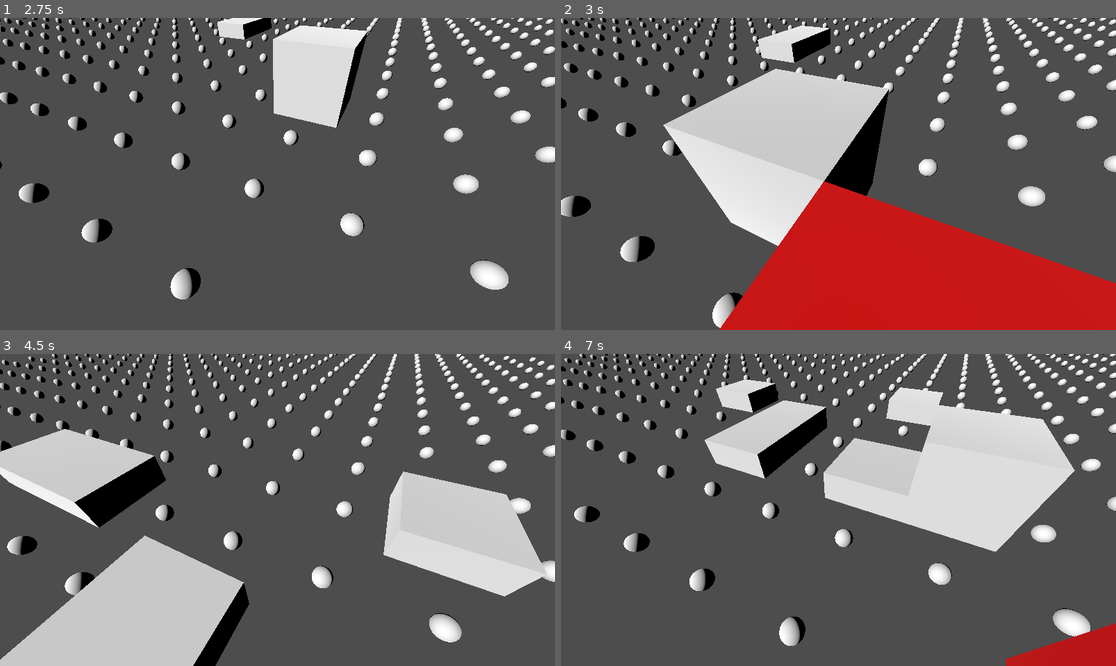
Above: before the commit, frames 1-4 (two rows, left to right).
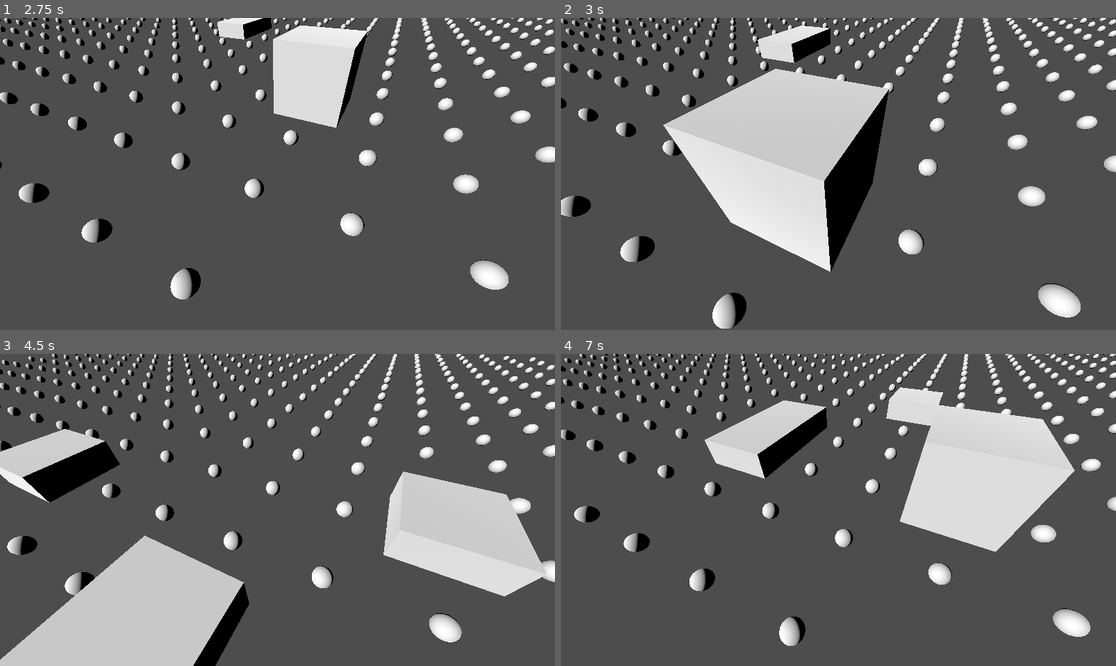
Above: after the commit, the same moments.

Repository: EvanButterfield/empires_fall
Game: Godot game, scene res://world.tscn
The game is run twice, just before and just after one commit, with the same random seed, the same clock (stepped at 60 frames per second) and the same inputs.
Inputs (mouse positions are in pixels of both pictures, inside the frame that each line leads up to):
- Up to frame 1 (2.75 s): tap Enter at 0.5 s; move the mouse to (399, 158) at 0.52 s; hold E (cycle_building_right) 0.53-1.28 s; hold Right mouse button (delete) 0.53-1.28 s; click (399, 158) at 0.8 s; tap Space at 1.25 s; move the mouse to (166, 189) at 1.27 s; hold S (move_back) 1.28-2.03 s; click (166, 189) at 1.35 s; right-click (166, 189) at 1.55 s; move the mouse to (333, 105) at 2.02 s; hold E (cycle_building_right) from 2.03 s (still down); hold Right mouse button (delete) from 2.03 s (still down); click (333, 105) at 2.3 s
- Up to frame 2 (3 s): tap Enter at 2.75 s; move the mouse to (810, 236) at 2.77 s; release E (cycle_building_right) at 2.78 s; release Right mouse button (delete) at 2.78 s; hold W (move_forward) from 2.78 s (still down); click (810, 236) at 2.85 s
- Up to frame 3 (4.5 s): right-click (249, 572) at 3.05 s; move the mouse to (444, 556) at 3.52 s; release W (move_forward) at 3.53 s; press the mouse at (444, 556) at 3.53 s; hold Q (cycle_building_left) from 3.53 s (still down); tap Mouse wheel up (zoom_in) at 3.6 s; tap Space at 4.25 s; move the mouse to (111, 463) at 4.27 s; release the mouse at (111, 463) at 4.28 s; tap Mouse wheel down (zoom_out) at 4.35 s
- Up to frame 4 (7 s): right-click (672, 463) at 4.55 s; tap Enter at 5 s; move the mouse to (866, 510) at 5.02 s; release Q (cycle_building_left) at 5.03 s; hold S (move_back) 5.03-5.78 s; hold Right mouse button (delete) 5.03-5.78 s; click (866, 510) at 5.3 s; move the mouse to (755, 432) at 5.77 s; hold E (cycle_building_right) 5.78-6.53 s; click (755, 432) at 5.85 s; right-click (755, 432) at 6.05 s; tap Space at 6.5 s; move the mouse to (960, 494) at 6.52 s; hold W (move_forward) from 6.53 s (still down); hold Right mouse button (delete) from 6.53 s (still down); click (960, 494) at 6.8 s

Frame 1 is identical in both runs. In frame 2, 21% of the frame differs, in the area x 28-100%, y 52-100%; in frame 3, 4.0%; in frame 4, 5.5%.

Commit message:
Building Cost

Diff:
--- a/buildings/building.gd
+++ b/buildings/building.gd
@@ -1,11 +1,12 @@
 class_name Building extends Node3D
 
 @export var building_name: String
+@export var cost: int
 @export var money_per_tick: int
 @export var is_road: bool
 
 var grid_index: int
-var road_connection: int = -1
+var road_connections: Array[int] = []
 
 func init(new_grid_index: int) -> void:
 	grid_index = new_grid_index
@@ -18,11 +19,11 @@
 	if money_per_tick == 0:
 		return
 
-	if road_connection >= 0:
+	if road_connections.size() > 0:
 		Globals.money += money_per_tick
 
 func _on_buildings_changed() -> void:
-	road_connection = -1
+	road_connections.clear()
 
 	var up_building: Building = Globals.grid.get_used(grid_index - Globals.grid.grid_dimension)
 	var down_building: Building = Globals.grid.get_used(grid_index + Globals.grid.grid_dimension)
@@ -38,16 +39,16 @@
 	else:
 		right_building = Globals.grid.get_used(grid_index + 1)
 
-	if (up_building and up_building.is_road):
-		road_connection = grid_index - Globals.grid.grid_dimension
-	elif (down_building and down_building.is_road):
-		road_connection = grid_index + Globals.grid.grid_dimension
-	elif (left_building and left_building.is_road):
-		road_connection = grid_index - 1
-	elif (right_building and right_building.is_road):
-		road_connection = grid_index + 1
+	if up_building and up_building.is_road:
+		road_connections.append(grid_index - Globals.grid.grid_dimension)
+	if down_building and down_building.is_road:
+		road_connections.append(grid_index + Globals.grid.grid_dimension)
+	if left_building and left_building.is_road:
+		road_connections.append(grid_index - 1)
+	if right_building and right_building.is_road:
+		road_connections.append(grid_index + 1)
 
-	if road_connection >= 0:
+	if road_connections.size() > 0:
 		$MeshInstance3D.get_surface_override_material(0).albedo_color = Color.GREEN
 	else:
 		$MeshInstance3D.get_surface_override_material(0).albedo_color = Color.RED
--- a/buildings/farm.tscn
+++ b/buildings/farm.tscn
@@ -11,6 +11,7 @@
 [node name="Farm" type="Node3D"]
 script = ExtResource("1_gnc62")
 building_name = "Farm"
+cost = 25
 money_per_tick = 1
 
 [node name="MeshInstance3D" type="MeshInstance3D" parent="."]
--- a/buildings/road.tscn
+++ b/buildings/road.tscn
@@ -11,6 +11,7 @@
 [node name="Road" type="Node3D"]
 script = ExtResource("1_gp6tt")
 building_name = "Road"
+cost = 10
 is_road = true
 
 [node name="MeshInstance3D" type="MeshInstance3D" parent="."]
--- a/camera_controller.gd
+++ b/camera_controller.gd
@@ -33,13 +33,16 @@
 	if !selected_used and Input.is_action_pressed("interact"):
 		var building_scene: PackedScene = building_manager.get_selected_building()
 		var building: Building = building_scene.instantiate()
-		building.position = selected_grid_position
-		buildings.add_child(building)
-		building.init(selected_grid_index)
-		Globals.grid.used[selected_grid_index] = building
-		Globals.buildings_changed.emit()
+		if Globals.money >= building.cost:
+			Globals.money -= building.cost
+			building.position = selected_grid_position
+			buildings.add_child(building)
+			building.init(selected_grid_index)
+			Globals.grid.used[selected_grid_index] = building
+			Globals.buildings_changed.emit()
 
 	if selected_used and Input.is_action_pressed("delete"):
+		Globals.money += selected_used.cost / 2
 		selected_used.queue_free()
 		Globals.grid.used[selected_grid_index] = null
 		Globals.buildings_changed.emit()
--- a/globals.gd
+++ b/globals.gd
@@ -1,10 +1,11 @@
 extends Node
+
 signal tick
 signal buildings_changed
 
 var grid: GridVisualizer
 
-var money: int
+var money: int = 100
 
 var tick_time: float = 0.5
 var current_tick_time: float = tick_time
